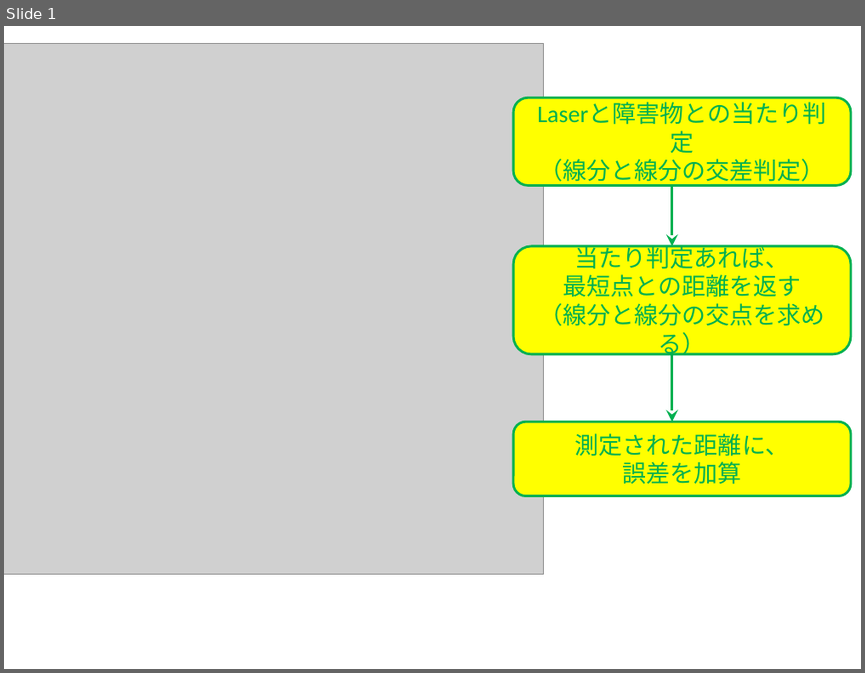
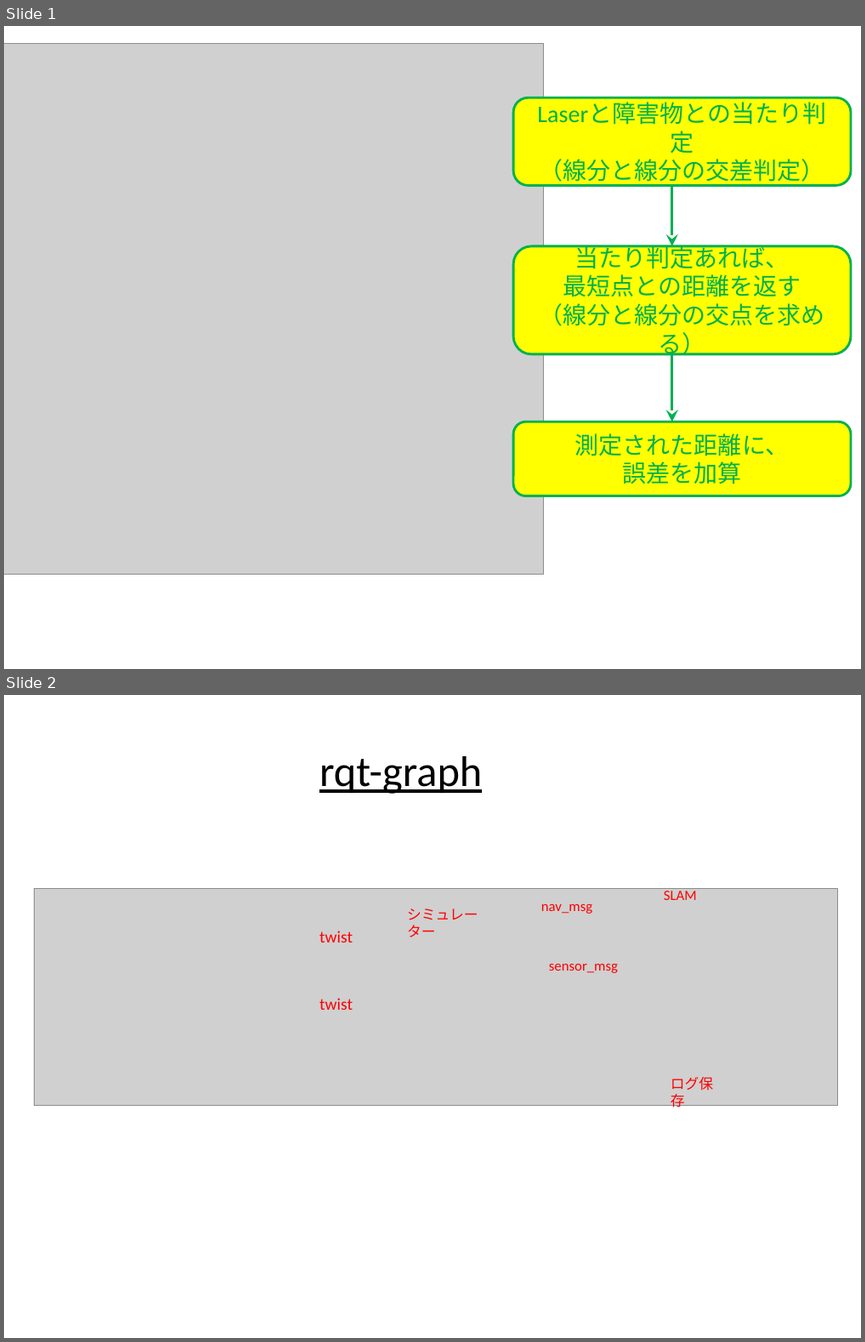
Before and after one commit to nnn112358/rosjp_170719, a slide deck: Lidar_cal2.pptx. Shown one above the other, each under a label of ours: slide 1 before the commit, slides 1 and 2 after it. The pictures are 865x673 and 865x1342 pixels, drawn with LibreOffice and Linux fonts; fonts in the diff are those of the drawing; grey boxes stand for pictures. Boxes give left, top, right and bottom in pixels: in the first picture for what was removed or moved away, otherwise in the second. Text is boxed around its words. In the diff, an @@ line names an element or a change of style, - is before the commit and + after.

```diff
--- a/Lidar_cal2.pptx
+++ b/Lidar_cal2.pptx
@@ slide 2 added at [4,695,861,1338], background #FFFFFF @@
@@ text added at [319,756,482,794], 36 pt, text #000000, underline @@
+rqt-graph
@@ picture added at [34,888,837,1106] @@
@@ text added at [664,888,697,900], 12 pt, text #FF0000 @@
+SLAM
@@ text added at [407,908,478,937], 12 pt, text #FF0000 @@
+シミュレーター
@@ text added at [541,904,592,913], 12 pt, text #FF0000 @@
+nav_msg
@@ text added at [319,930,352,942], 14 pt, text #FF0000 @@
+twist
@@ text added at [549,964,618,973], 12 pt, text #FF0000 @@
+sensor_msg
@@ text added at [319,998,352,1009], 14 pt, text #FF0000 @@
+twist
@@ text added at [670,1077,713,1110], 12 pt, text #FF0000 @@
+ログ保存
```
Also in this commit, not shown: 2 other slides added, 1 other file.
